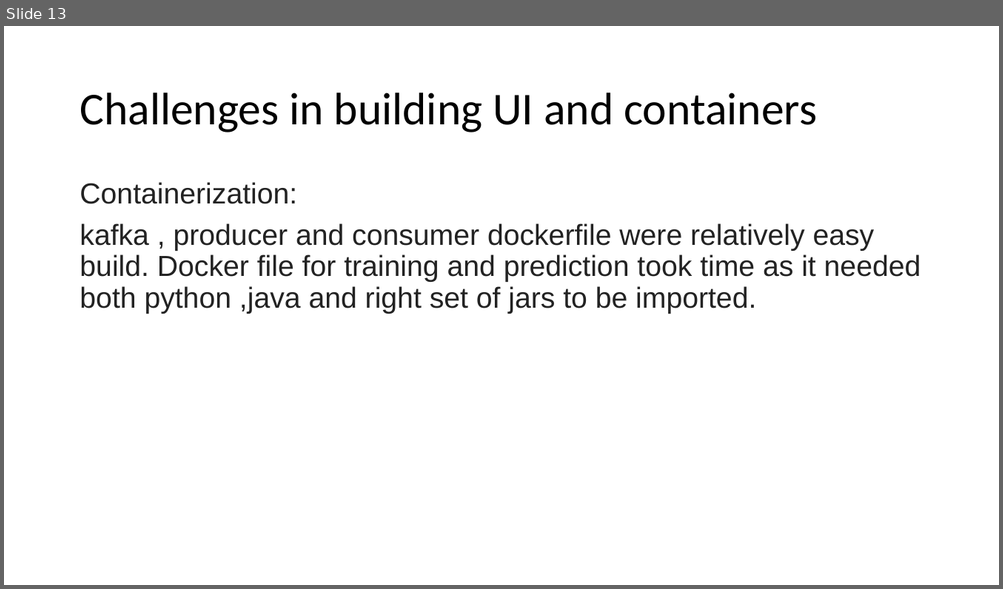
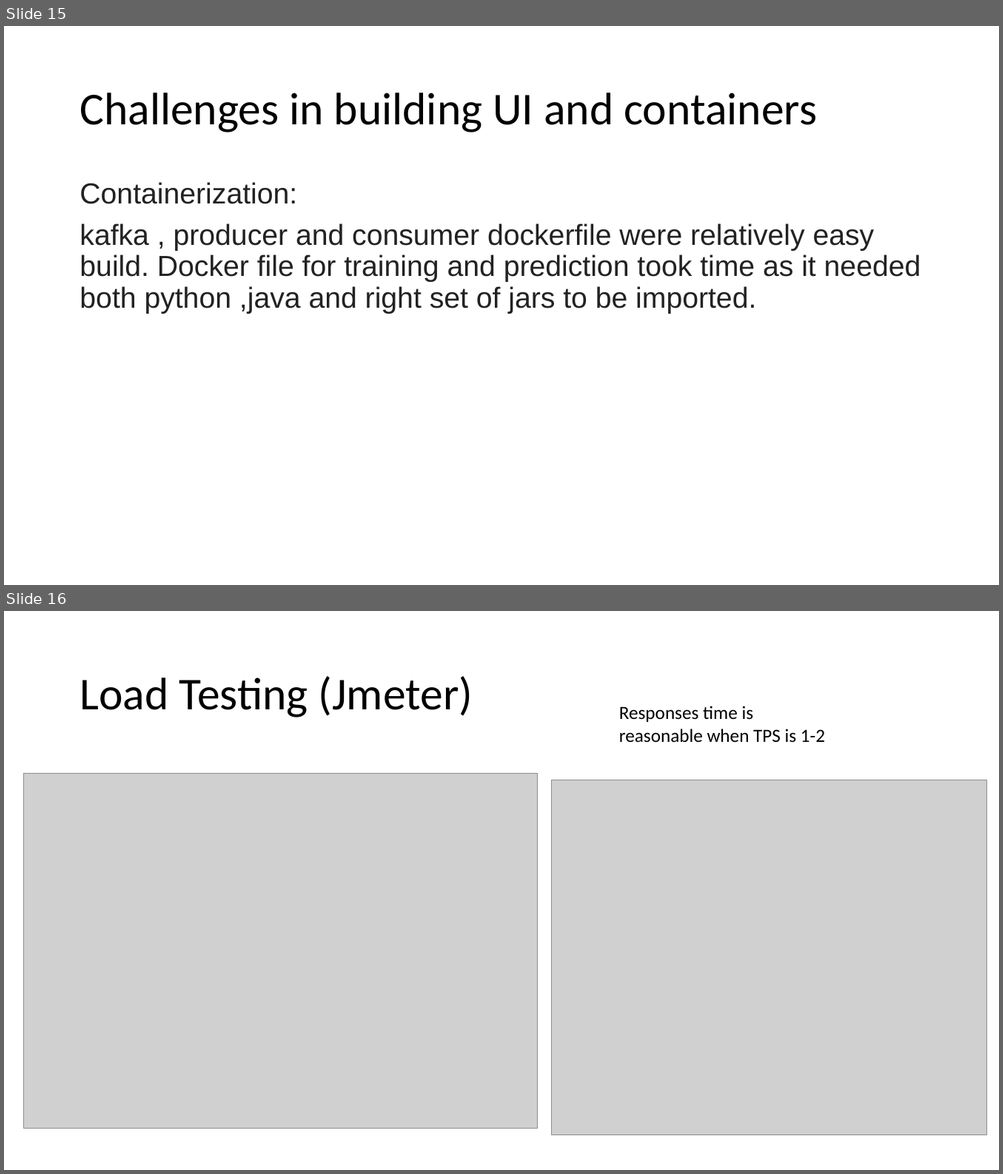
Before and after one commit to mmrkavya/newspaper, a slide deck: FinalResport-NewsClassifier.pptx. Shown one above the other, each under a label of ours: slide 13 before the commit, slides 15 and 16 after it. The pictures are 1003x589 and 1003x1174 pixels, drawn with LibreOffice and Linux fonts; fonts in the diff are those of the drawing; grey boxes stand for pictures. Boxes give left, top, right and bottom in pixels: in the first picture for what was removed or moved away, otherwise in the second. Text is boxed around its words. In the diff, an @@ line names an element or a change of style, - is before the commit and + after.

Commit message:
load testing

```diff
--- a/FinalResport-NewsClassifier.pptx
+++ b/FinalResport-NewsClassifier.pptx
@@ slide 16 added at bbox=[4, 611, 999, 1170], background #FFFFFF @@
@@ title added at bbox=[79, 676, 472, 718], 44 pt, text #000000 @@
+Load Testing (Jmeter)
@@ text added at bbox=[619, 706, 825, 743], 18 pt, text #000000 @@
+Responses time is reasonable when TPS is 1-2
@@ picture added at bbox=[23, 774, 537, 1129] @@
@@ picture added at bbox=[552, 780, 987, 1136] @@
@@ what was slide 13 is now slide 15 @@
```
Also in this commit, not shown: 2 slides changed, 3 other slides added, 1 slide removed, 4 other files.
